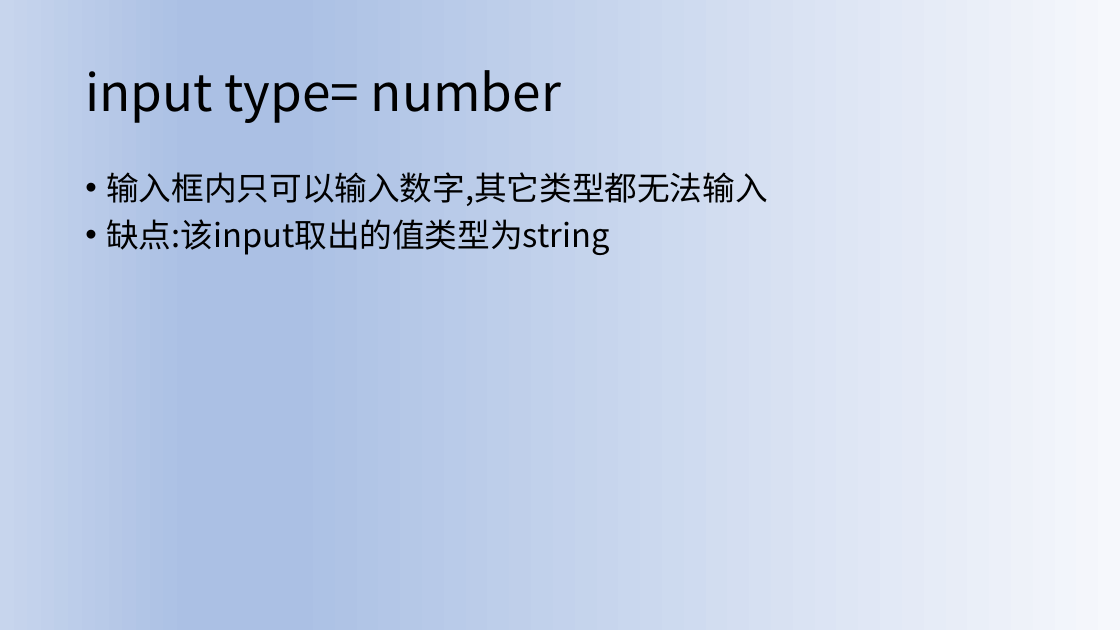
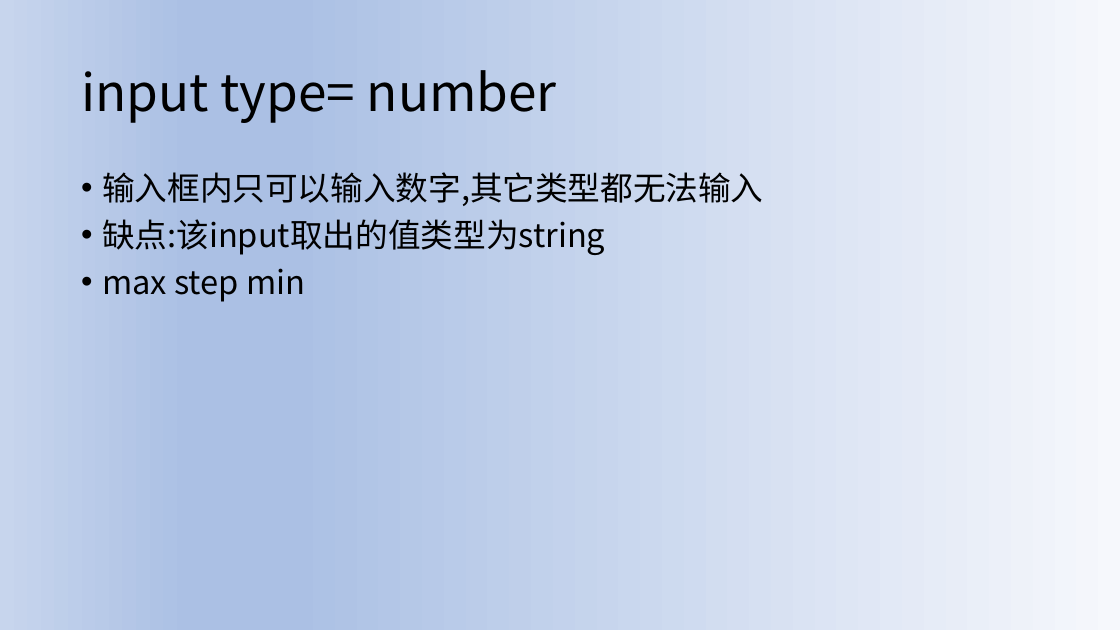
Before and after one commit to johnjackson/H5C3, a slide deck: slide 12 of 第2单元-表单/第二单元form表单.pptx. Drawn at 1120x630 pixels with LibreOffice and Linux fonts; fonts in the diff are those of the drawing. Boxes give left, top, right and bottom in pixels: in the first picture for what was removed or moved away, otherwise in the second. Text is boxed around its words. In the diff, an @@ line names an element or a change of style, - is before the commit and + after.

```diff
--- a/第2单元-表单/第二单元form表单.pptx
+++ b/第2单元-表单/第二单元form表单.pptx
@@ title "input type= number" moved from (x1=85, y1=70, x2=561, y2=123) to (x1=81, y1=70, x2=557, y2=123) @@
@@ text at (x1=102, y1=268, x2=305, y2=302): paragraph added @@
+• max step min
```
Also in this commit, not shown: 10 other slides changed, 4 other files.
